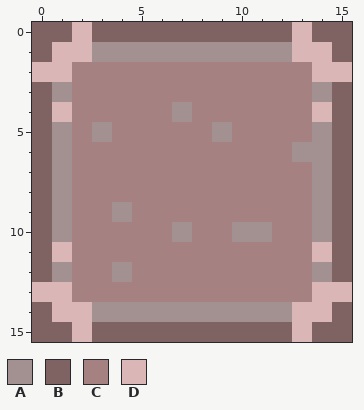
Pixel-art sprite: the echo of the angels/assets/toxic_pool.png. The picture above is the old version.
The file is 16x16 pixels.
Palette (. is transparent): A #a39191  B #7f6262  C #a58181  D #dbb6b6
Once edited:
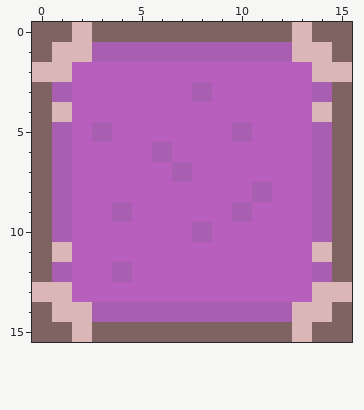
From old to new:
colour A: #a39191 -> #a85fb2
colour C: #a58181 -> #b85fbe
Changed rows in their new state; - is a pixel that keeps its letter.
first column x 6:
 3 --A-----
 4 -C------
 5 ---CA---
 6 A------C
 7 -A------
 8 -----A--
 9 ----A---
10 -CA-CC--
